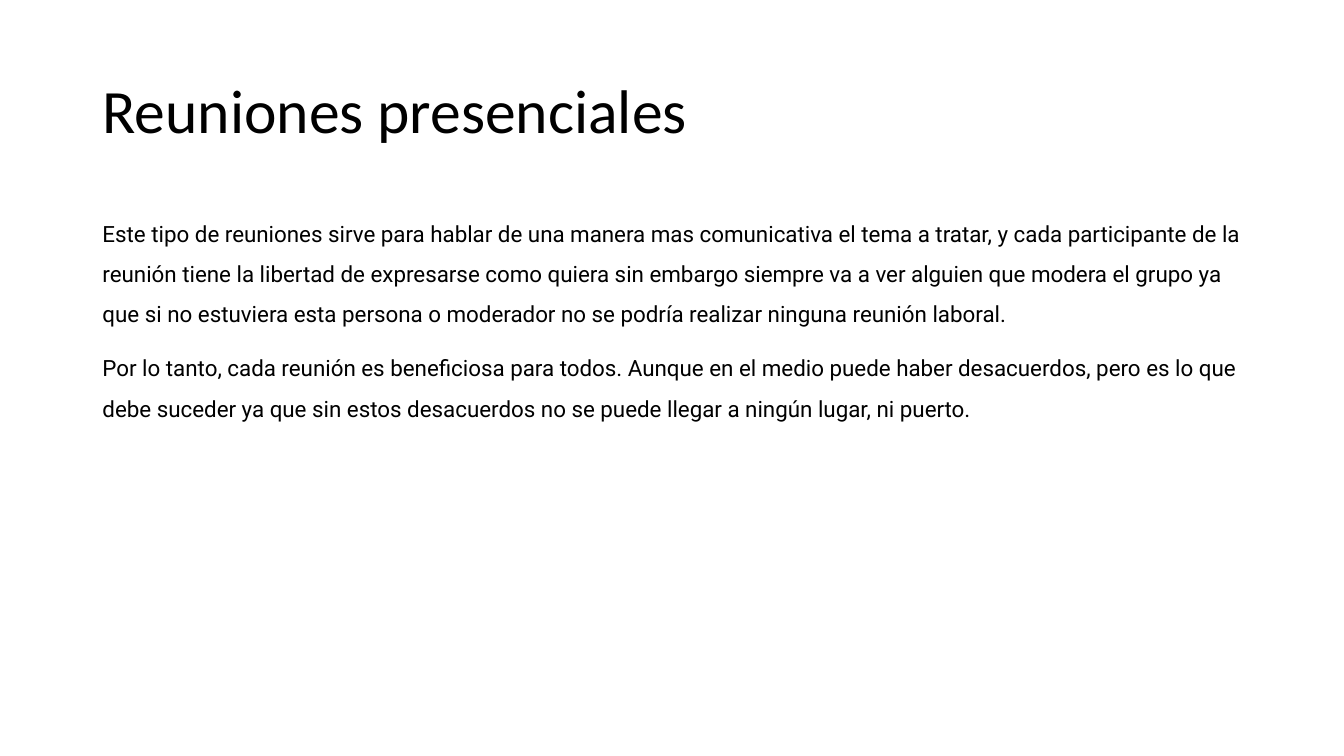
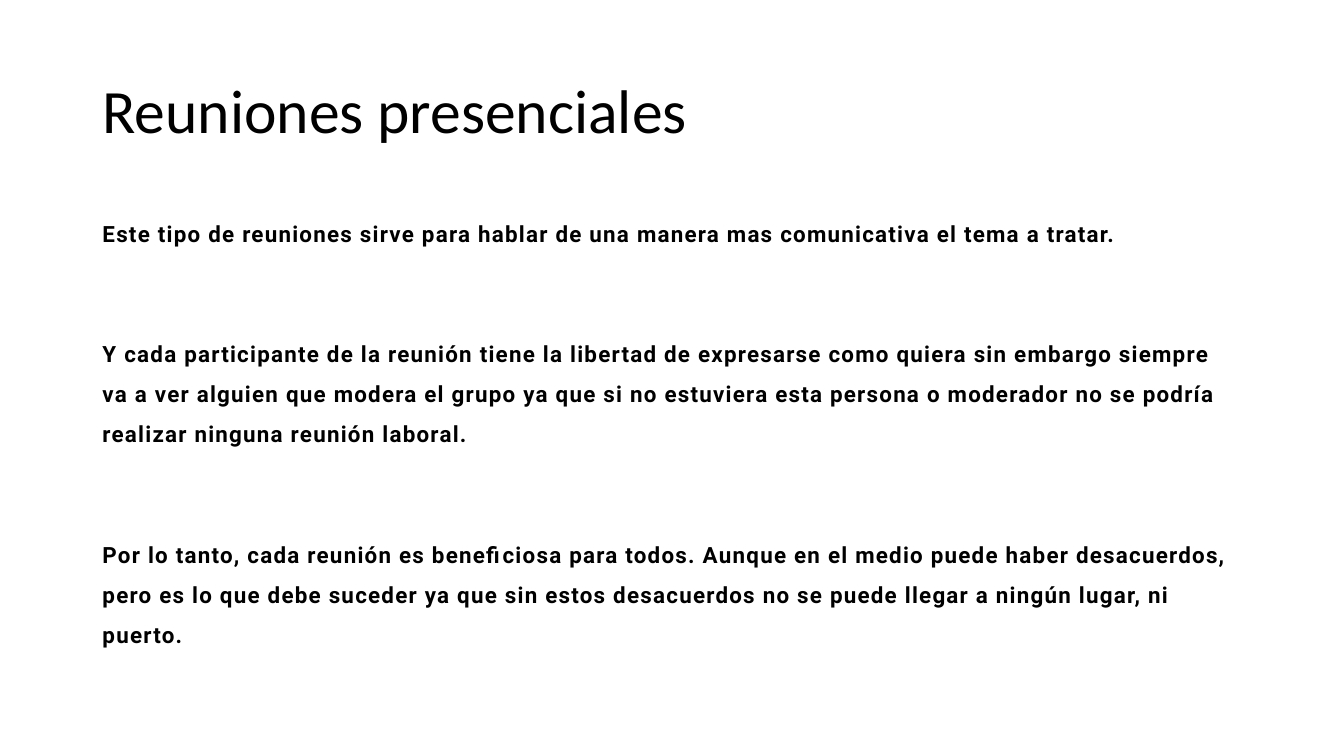
Before and after one commit to abelcondear/course, a slide deck: slide 49 of software-engineer-intro/spanish/ingeniero-de-software.pptx. Drawn at 1344x756 pixels with LibreOffice and Linux fonts; fonts in the diff are those of the drawing. Boxes give left, top, right and bottom in pixels: in the first picture for what was removed or moved away, otherwise in the second. Text is boxed around its words. In the diff, an @@ line names an element or a change of style, - is before the commit and + after.

```diff
--- a/software-engineer-intro/spanish/ingeniero-de-software.pptx
+++ b/software-engineer-intro/spanish/ingeniero-de-software.pptx
@@ text at <box>102,225,1213,447</box>: text changed; bold on @@
-Este tipo de reuniones sirve para hablar de una manera mas comunicativa el tema a tratar, y cada participante de la reunión tiene la libertad de expresarse como quiera sin embargo siempre va a ver alguien que modera el grupo ya que si no estuviera esta persona o moderador no se podría realizar ninguna reunión laboral.
+Este tipo de reuniones sirve para hablar de una manera mas comunicativa el tema a tratar.
+Y cada participante de la reunión tiene la libertad de expresarse como quiera sin embargo siempre va a ver alguien que modera el grupo ya que si no estuviera esta persona o moderador no se podría realizar ninguna reunión laboral.
@@ text at <box>102,546,1224,648</box>: letter spacing 0 to 0.9 pt, bold on in "Por lo tanto, cada reunión es beneficiosa ..."; more space between paragraphs @@
```
Also in this commit, not shown: 41 other slides changed, 3 other files.
